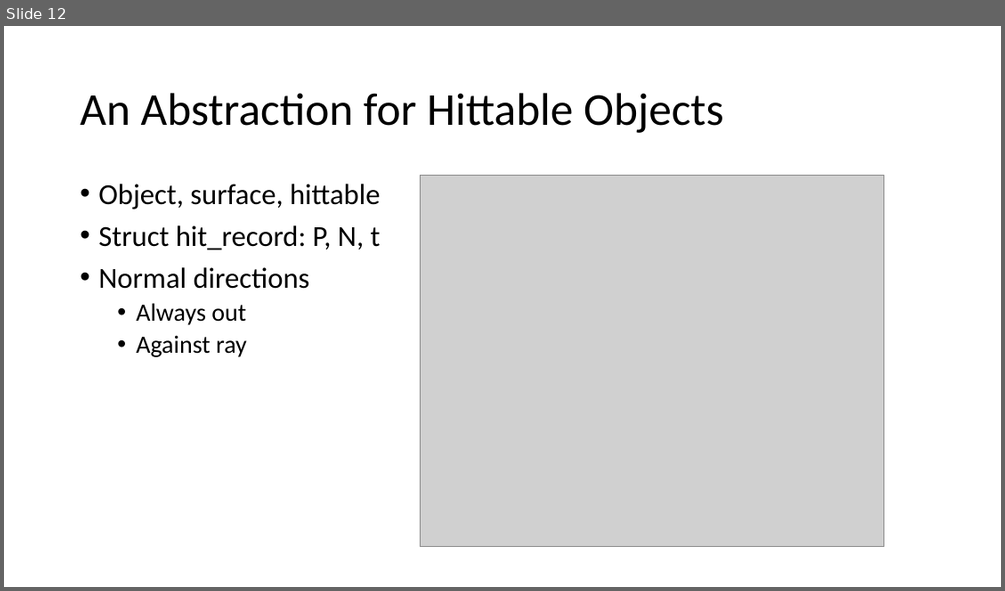
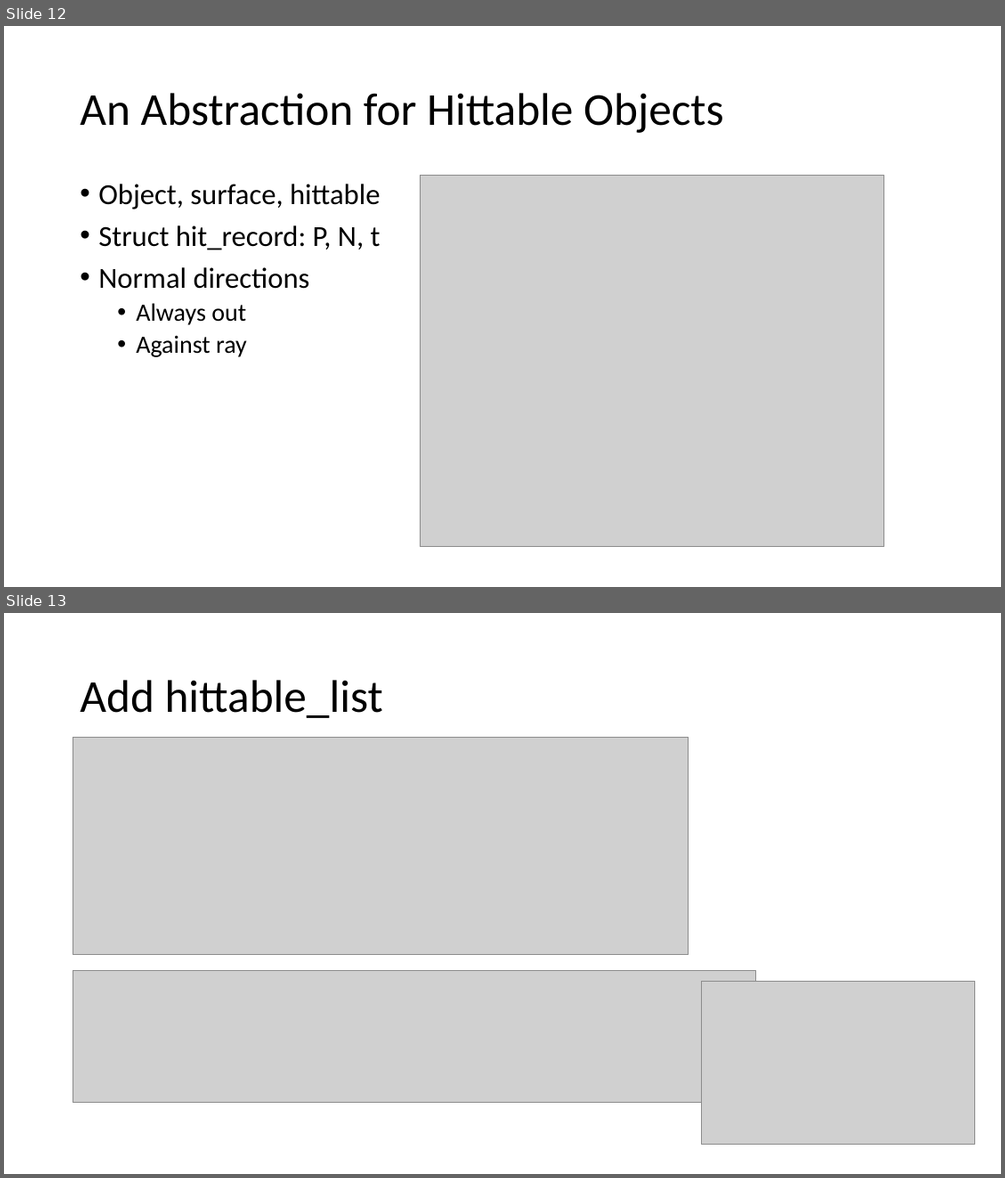
Before and after one commit to yxshi610/RayTracing, a slide deck: RayTracing.pptx. Shown one above the other, each under a label of ours: slide 12 before the commit, slides 12 and 13 after it. The pictures are 1005x591 and 1005x1178 pixels, drawn with LibreOffice and Linux fonts; fonts in the diff are those of the drawing; grey boxes stand for pictures. Boxes give left, top, right and bottom in pixels: in the first picture for what was removed or moved away, otherwise in the second. Text is boxed around its words. In the diff, an @@ line names an element or a change of style, - is before the commit and + after.

```diff
--- a/RayTracing.pptx
+++ b/RayTracing.pptx
@@ slide 13 added at <box>4,613,1001,1174</box>, background #FFFFFF @@
@@ title added at <box>80,680,383,718</box>, 44 pt, text #000000 @@
+Add hittable_list
@@ picture added at <box>73,737,689,954</box> @@
@@ picture added at <box>73,971,756,1102</box> @@
@@ picture added at <box>701,981,975,1144</box> @@
```
Also in this commit, not shown: 9 other slides added, 21 other files.
